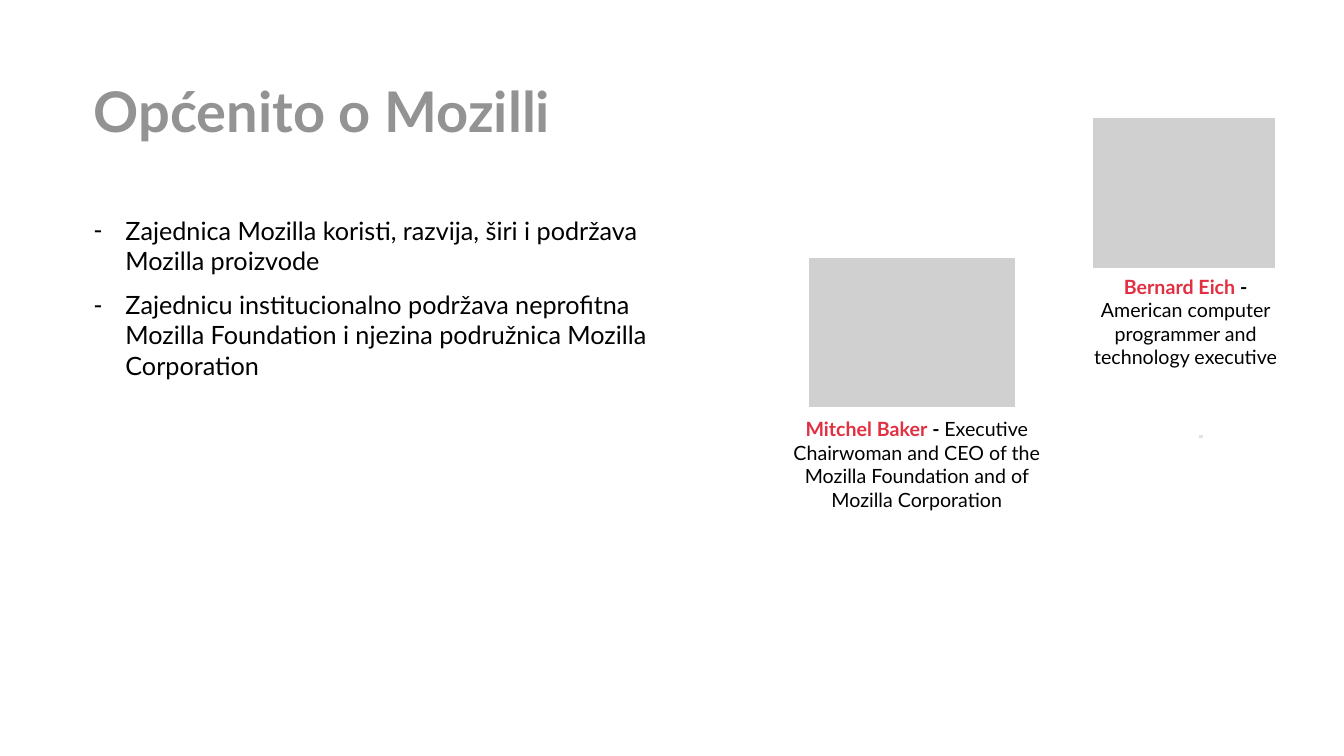
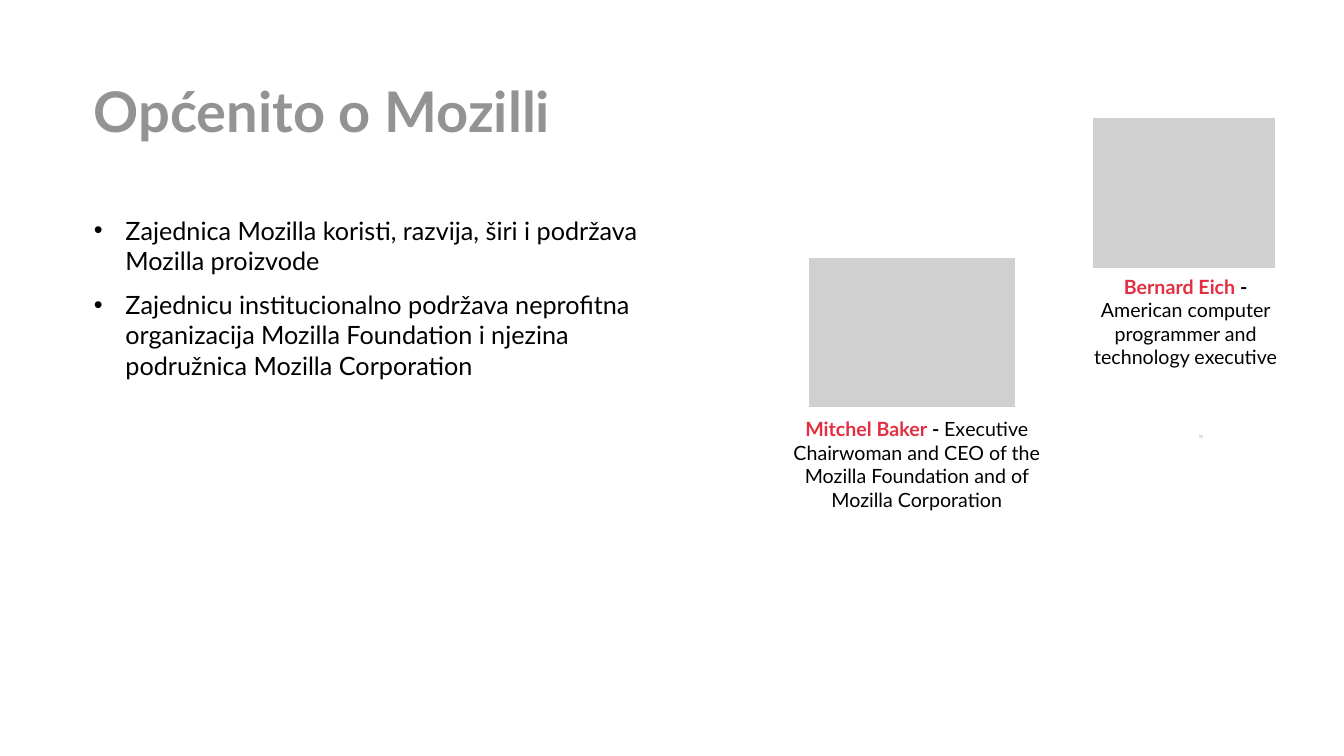
Before and after one commit to CvetkovskiIvor/ProgramskoInzenjerstvoSeminar, a slide deck: slide 13 of Open Source Prezentacija.pptx. Drawn at 1344x756 pixels with LibreOffice and Linux fonts; fonts in the diff are those of the drawing; grey boxes stand for pictures; background and template pictures are left out. Boxes give left, top, right and bottom in pixels: in the first picture for what was removed or moved away, otherwise in the second. Text is boxed around its words. In the diff, an @@ line names an element or a change of style, - is before the commit and + after.

```diff
--- a/Open Source Prezentacija.pptx
+++ b/Open Source Prezentacija.pptx
@@ text at [125,295,629,379]: text changed @@
-– Zajednicu institucionalno podržava neprofitna Mozilla Foundation i njezina podružnica Mozilla Corporation
+• Zajednicu institucionalno podržava neprofitna organizacija Mozilla Foundation i njezina podružnica Mozilla Corporation
```
Also in this commit, not shown: 24 other slides changed, 1 slide removed.
